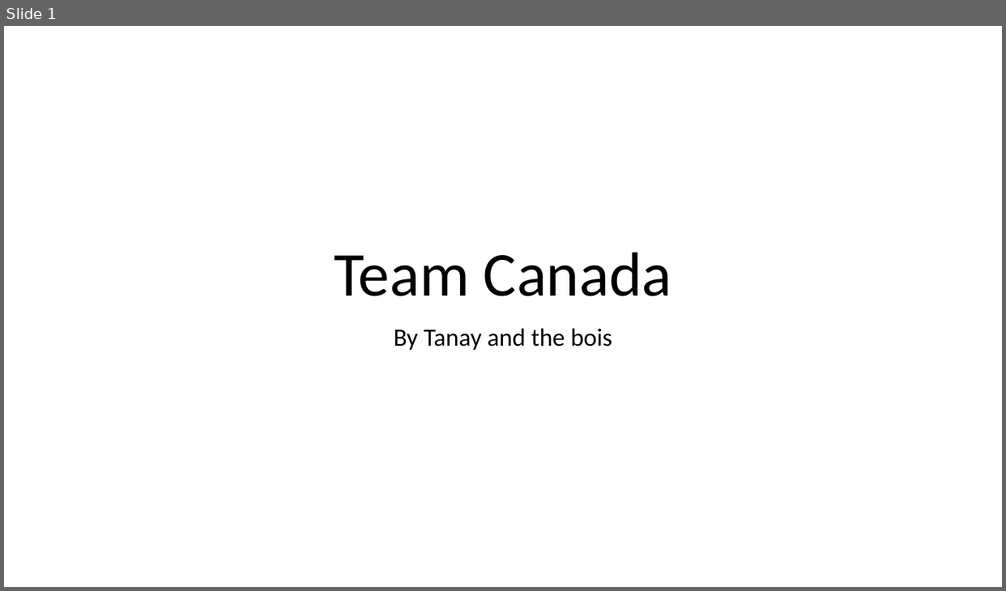
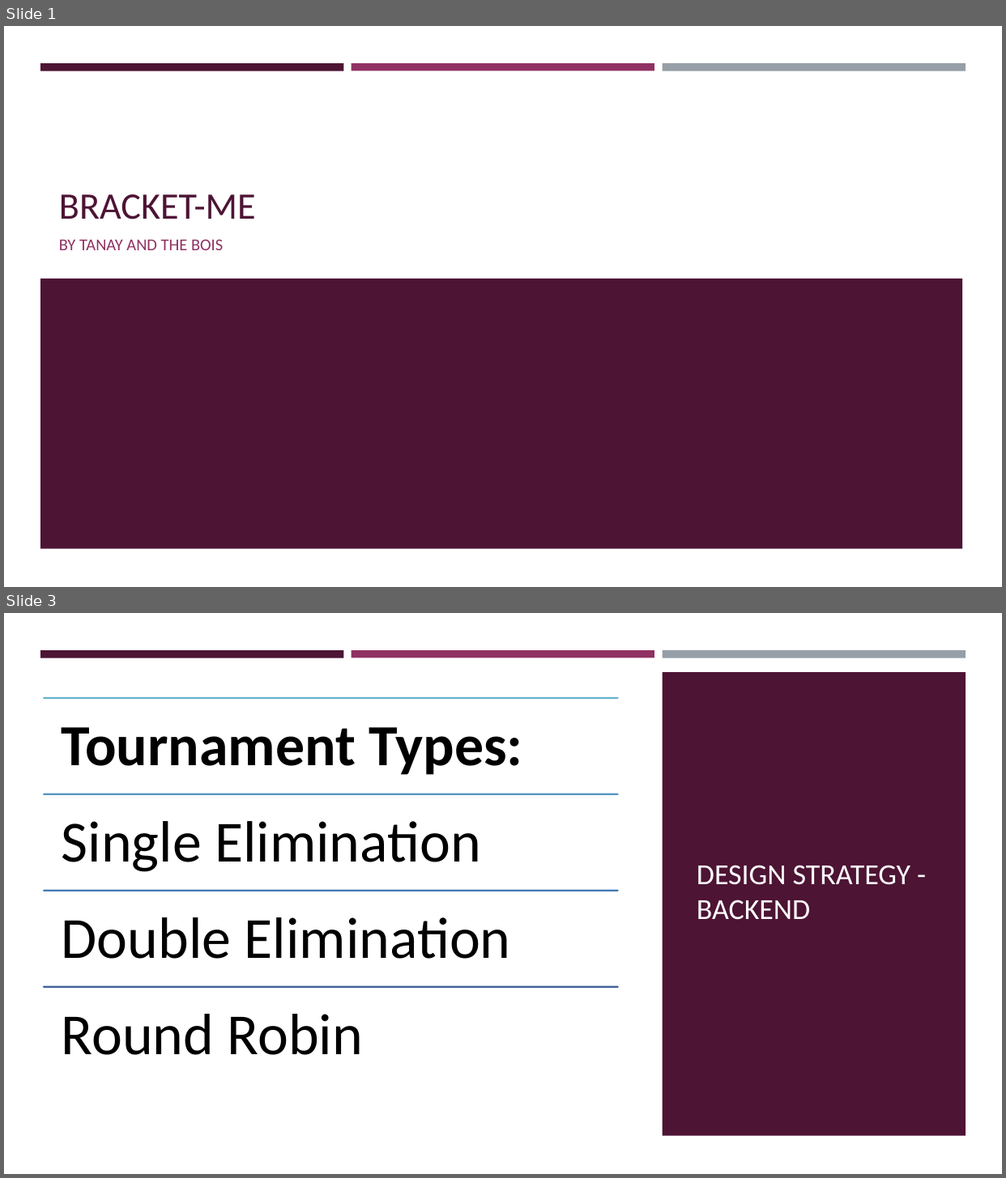
Before and after one commit to tanay97/WEC2019, a slide deck: presentation.pptx. Shown one above the other, each under a label of ours: slide 1 before the commit, slides 1 and 3 after it; the slides between them are not shown. The pictures are 1006x591 and 1006x1178 pixels, drawn with LibreOffice and Linux fonts; fonts in the diff are those of the drawing. Boxes give left, top, right and bottom in pixels: in the first picture for what was removed or moved away, otherwise in the second. Text is boxed around its words. In the diff, an @@ line names an element or a change of style, - is before the commit and + after.

```diff
--- a/presentation.pptx
+++ b/presentation.pptx
@@ slide 3 added at box(4, 613, 1002, 1174), background #FFFFFF; not listed: 3 template elements that a slide beside it also shows @@
@@ rectangle added at box(4, 662, 1002, 1174), fill #FFFFFF @@
@@ rectangle added at box(40, 663, 966, 760), fill #4D1434 @@
@@ rectangle added at box(662, 672, 965, 1136), fill #4D1434 @@
@@ title added at box(697, 865, 910, 920), 28 pt, text #FFFEFF @@
+DESIGN STRATEGY - BACKEND
@@ group added at box(44, 698, 618, 1055): 4 lines, 4 texts @@
+Tournament Types:
+Single Elimination
+Double Elimination
+Round Robin
@@ slide 1 changed as well @@
@@ rectangle added at box(40, 63, 344, 71), fill #4D1434 @@
@@ rectangle added at box(351, 63, 654, 71), fill #903163 @@
@@ rectangle added at box(662, 63, 965, 71), fill #969FA7 @@
@@ title at box(59, 194, 256, 220): text changed; size 60 to 36 pt; text colour #000000 to #4D1434 @@
-Team Canada
+BRACKET-ME
@@ subtitle at box(59, 239, 223, 250): text changed; size 24 to 16 pt; text colour #000000 to #903163 @@
-By Tanay and the bois
+BY TANAY AND THE BOIS
@@ rectangle added at box(40, 278, 963, 548), fill #4D1434 @@
```
Also in this commit, not shown: 1 other slide changed, 3 other slides added, 3 slides removed.
